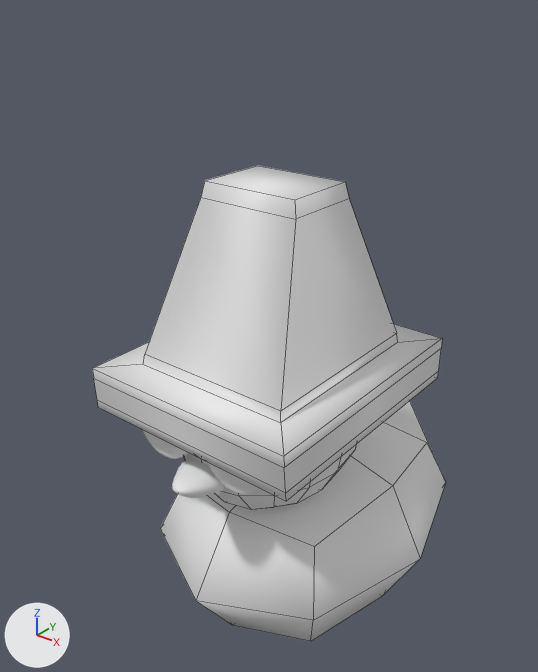
The Blender file sam_tmp/duck.blend, before and after one commit.
One viewpoint serves both versions: a 50 mm lens placed at (0.599, -0.819, 0.711), pointed at (-0.048, -0.01, 0.209). Arrows for +X, +Y and +Z are at lower left; the lights stay in place. The first picture is the older version. Mesh edges are drawn as thin lines on the coarser meshes.

Before the edit, the objects in view are built like this:
```python
me_cube_002 = bpy.data.meshes.new('Cube.002')
me_cube_002.from_pydata(...)  # a box spanning x -1.0..1.0, y -1.0..1.0, z -1.0..1.0
me_cube_002.polygons.foreach_set('use_smooth', [True] * 6)
me_cube_003 = bpy.data.meshes.new('Cube.003')
me_cube_003.from_pydata(...)  # 32 vertices, 30 faces; spans x -1.89..1.89, y -1.88..1.88, z -1.1..0.94
me_cube_003.polygons.foreach_set('use_smooth', [True] * 30)
me_plane_001 = bpy.data.meshes.new('Plane.001')
me_plane_001.from_pydata(...)  # 32 vertices, 27 faces; spans x -1.302..0.0, y -1.018..0.106, z -0.294..0.0
me_plane_001.polygons.foreach_set('use_smooth', [True] * 27)
ob_hat = bpy.data.objects.new('hat', me_cube_003)
ob_hat.location = (0.0, -0.058, 0.32)
ob_hat.scale = (0.0902, 0.105, 0.156)
ob_head = bpy.data.objects.new('head', me_cube_002)
ob_head.location = (0.0, -0.062, 0.115)
ob_head.scale = (0.155, 0.186, 0.162)
_m = ob_head.modifiers.new('Subdivision', 'SUBSURF')
ob_sunglasses = bpy.data.objects.new('sunglasses', me_plane_001)
ob_sunglasses.location = (0.0, -0.216, 0.1)
ob_sunglasses.rotation_euler = (1.571, 0.0, 0.0)  # degrees (90, 0, 0)
ob_sunglasses.scale = (-0.092, -0.0419, -0.0419)
_m = ob_sunglasses.modifiers.new('Mirror', 'MIRROR')
_m.use_clip = True
_m = ob_sunglasses.modifiers.new('Subdivision', 'SUBSURF')
_m.levels = 0
# also in view: 'bec' at (0.0, -0.236, 0.085); 'body' at (0.0, 0.046, -0.124)
```
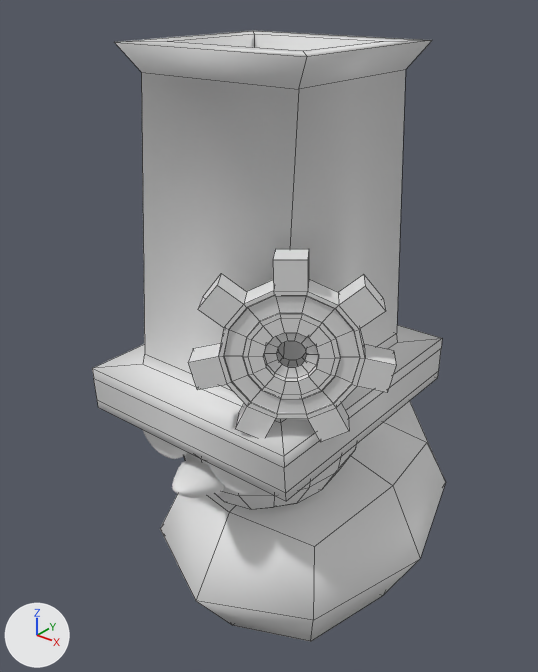
Commit message: duck + tapis main menu

Pixel boxes (x1, y1, x2, y2) of what changed, in the pictures (538 x 672 px):
'hat', reshaped (40% taller): before (92, 165, 442, 501); after (92, 30, 442, 501)
'gear_rotation', added: after (188, 249, 396, 442)
part 1 of me_cube_003, built on: before (145, 165, 397, 411); after (115, 30, 432, 392)

The edits, one by one:
me_cube_003 is used by ob_hat; location (0.0, -0.058, 0.32); scale (0.0902, 0.105, 0.156).
me_cube_003 had 32 vertices, 30 faces and spanned x -1.89..1.89, y -1.88..1.88, z -1.1..0.94.
me_cube_003 now has 40 vertices, 38 faces and spans x -1.89..1.89, y -1.88..1.88, z -1.1..2.04.
Part 1, on me_cube_003:
8 vertices are removed from x -0.87..0.87, y -0.56..0.56, z 0.8..0.94.
9 faces are deleted.
16 vertices are added at x -1.58..1.58, y -1.24..1.24, z -0.25..2.04.
17 new faces join them.
Mesh me_circle_001 is new.
It has 280 vertices, 266 faces and spans x -1.36..1.4, y -1.42..1.42, z 0.0..0.43.
Object 'gear_rotation' (ob_gear_rotation) is new; it shows me_circle_001.
Its location is (0.133, -0.192, 0.324).
Its rotation in degrees is (90, 12, 35).
Its scale is (0.0827, 0.0827, 0.0827).
